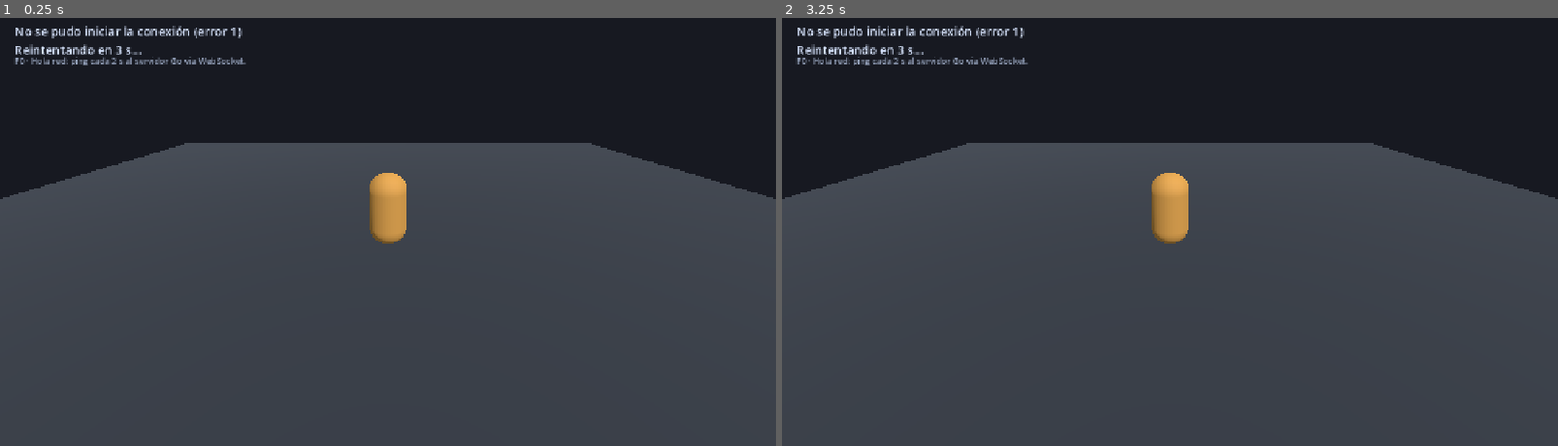
Above: before the commit, frames 1-2 (left to right).
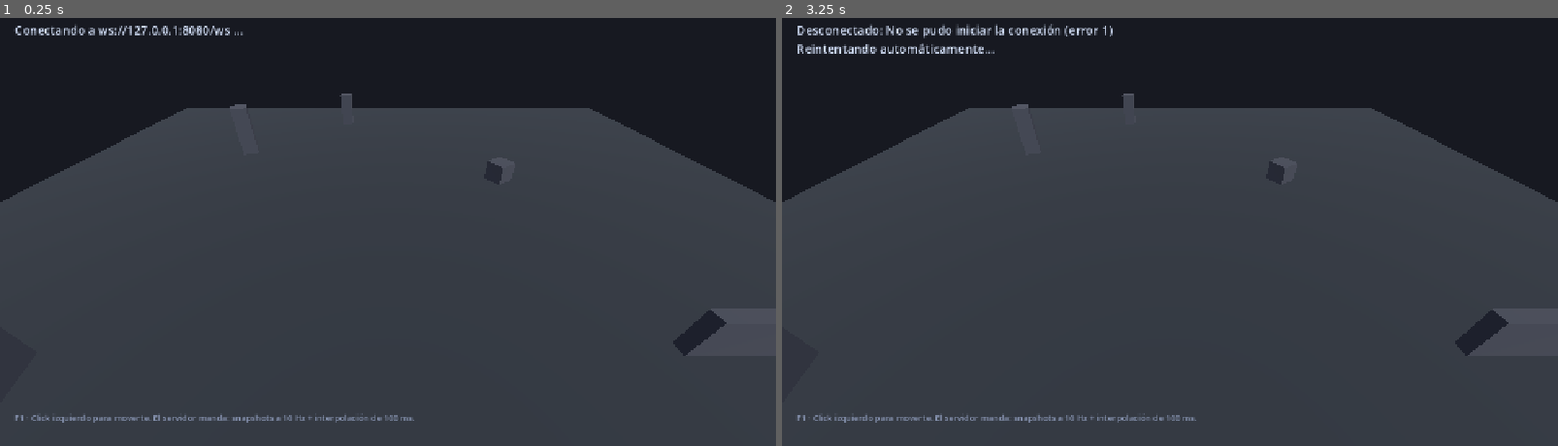
Above: after the commit, the same moments.

Repository: MatiasSpacech/RPGonline
Game: Godot game, scene res://scenes/main.tscn
The game is run twice, just before and just after one commit, with the same random seed, the same clock (stepped at 60 frames per second) and the same inputs.
Inputs (mouse positions are in pixels of both pictures, inside the frame that each line leads up to):
- Up to frame 1 (0.25 s): no input
- Up to frame 2 (3.25 s): tap Enter at 0.5, 2 s; move the mouse to (1340, 206) at 0.52 s; click (1340, 206) at 0.67 s; tap Space at 1.25, 2.75 s; move the mouse to (1014, 249) at 1.27 s; click (1014, 249) at 1.42 s; move the mouse to (1247, 133) at 2.02 s; click (1247, 133) at 2.17 s; move the mouse to (1131, 313) at 2.77 s; click (1131, 313) at 2.92 s

The runs differ from the first frame. In frame 1, 8.5% of the frame differs, in the area x 0-100%, y 1-95%; in frame 2, 8.7%.

Commit message:
F1: caminar juntos — game loop 20 Hz, snapshots 10 Hz, click-to-move e interpolación

Diff:
--- a/client/scenes/main.tscn
+++ b/client/scenes/main.tscn
@@ -1,6 +1,7 @@
-[gd_scene load_steps=7 format=3]
+[gd_scene load_steps=10 format=3]
 
-[ext_resource type="Script" path="res://scripts/net_client.gd" id="1_net"]
+[ext_resource type="Script" path="res://scripts/main.gd" id="1_main"]
+[ext_resource type="Script" path="res://scripts/net_client.gd" id="2_net"]
 
 [sub_resource type="Environment" id="Environment_1"]
 background_mode = 1
@@ -10,22 +11,36 @@
 ambient_light_energy = 0.7
 
 [sub_resource type="StandardMaterial3D" id="MatGround"]
-albedo_color = Color(0.18, 0.2, 0.23, 1)
+albedo_color = Color(0.16, 0.18, 0.21, 1)
 roughness = 1.0
 
 [sub_resource type="PlaneMesh" id="MeshGround"]
-size = Vector2(30, 30)
+size = Vector2(40, 40)
 material = SubResource("MatGround")
 
-[sub_resource type="StandardMaterial3D" id="MatPlayer"]
-albedo_color = Color(0.78, 0.56, 0.25, 1)
-roughness = 0.8
+[sub_resource type="StandardMaterial3D" id="MatRock"]
+albedo_color = Color(0.24, 0.25, 0.29, 1)
+roughness = 0.95
 
-[sub_resource type="CapsuleMesh" id="MeshPlayer"]
-material = SubResource("MatPlayer")
+[sub_resource type="BoxMesh" id="MeshBox"]
+material = SubResource("MatRock")
+
+[sub_resource type="StandardMaterial3D" id="MatMarker"]
+transparency = 1
+shading_mode = 0
+albedo_color = Color(0.3, 1, 0.6, 0.55)
+emission_enabled = true
+emission = Color(0.2, 0.9, 0.5, 1)
+emission_energy_multiplier = 1.5
+
+[sub_resource type="CylinderMesh" id="MeshMarker"]
+top_radius = 0.55
+bottom_radius = 0.55
+height = 0.04
+material = SubResource("MatMarker")
 
 [node name="Main" type="Node3D"]
-script = ExtResource("1_net")
+script = ExtResource("1_main")
 
 [node name="WorldEnvironment" type="WorldEnvironment" parent="."]
 environment = SubResource("Environment_1")
@@ -37,31 +52,85 @@
 [node name="Ground" type="MeshInstance3D" parent="."]
 mesh = SubResource("MeshGround")
 
-[node name="Player" type="MeshInstance3D" parent="."]
-position = Vector3(0, 1, 0)
-mesh = SubResource("MeshPlayer")
+[node name="Landmarks" type="Node3D" parent="."]
+
+[node name="Obelisk" type="MeshInstance3D" parent="Landmarks"]
+position = Vector3(-8, 2.5, -6)
+rotation_degrees = Vector3(0, 20, 0)
+scale = Vector3(0.8, 2.5, 0.8)
+mesh = SubResource("MeshBox")
+
+[node name="Crate" type="MeshInstance3D" parent="Landmarks"]
+position = Vector3(6, 1, -4)
+rotation_degrees = Vector3(0, 35, 0)
+mesh = SubResource("MeshBox")
+
+[node name="Wall" type="MeshInstance3D" parent="Landmarks"]
+position = Vector3(9, 1.5, 6)
+scale = Vector3(2.5, 1.5, 0.4)
+mesh = SubResource("MeshBox")
+
+[node name="Ruin" type="MeshInstance3D" parent="Landmarks"]
+position = Vector3(-10, 1.25, 7)
+rotation_degrees = Vector3(0, 15, 0)
+scale = Vector3(1.6, 1.25, 1.6)
+mesh = SubResource("MeshBox")
+
+[node name="Rock" type="MeshInstance3D" parent="Landmarks"]
+position = Vector3(2, 0.6, 9)
+rotation_degrees = Vector3(0, 70, 0)
+scale = Vector3(1.4, 0.6, 1)
+mesh = SubResource("MeshBox")
+
+[node name="Pillar" type="MeshInstance3D" parent="Landmarks"]
+position = Vector3(-3, 2, -12)
+scale = Vector3(0.7, 2, 0.7)
+mesh = SubResource("MeshBox")
+
+[node name="Entities" type="Node3D" parent="."]
 
 [node name="Camera3D" type="Camera3D" parent="."]
-position = Vector3(0, 4, 7)
-rotation_degrees = Vector3(-27, 0, 0)
+position = Vector3(0, 8, 10)
+rotation_degrees = Vector3(-38, 0, 0)
 current = true
+
+[node name="NetClient" type="Node" parent="."]
+script = ExtResource("2_net")
+
+[node name="MoveMarker" type="MeshInstance3D" parent="."]
+visible = false
+position = Vector3(0, 0.03, 0)
+cast_shadow = 0
+mesh = SubResource("MeshMarker")
 
 [node name="UI" type="CanvasLayer" parent="."]
 
 [node name="StatusLabel" type="Label" parent="UI"]
 offset_left = 24.0
-offset_top = 20.0
-offset_right = 900.0
-offset_bottom = 70.0
+offset_top = 18.0
+offset_right = 1000.0
+offset_bottom = 64.0
+mouse_filter = 2
 theme_override_colors/font_color = Color(0.85, 0.9, 1, 1)
 theme_override_font_sizes/font_size = 20
-text = "Iniciando..."
+text = "Conectando..."
 
-[node name="HintLabel" type="Label" parent="UI"]
+[node name="InfoLabel" type="Label" parent="UI"]
 offset_left = 24.0
-offset_top = 74.0
-offset_right = 900.0
-offset_bottom = 110.0
-theme_override_colors/font_color = Color(0.6, 0.65, 0.75, 1)
+offset_top = 64.0
+offset_right = 1000.0
+offset_bottom = 92.0
+mouse_filter = 2
+theme_override_colors/font_color = Color(0.65, 0.72, 0.85, 1)
+theme_override_font_sizes/font_size = 15
+text = ""
+
+[node name="HelpLabel" type="Label" parent="UI"]
+offset_left = 24.0
+offset_top = 664.0
+offset_right = 1100.0
+offset_bottom = 700.0
+mouse_filter = 2
+theme_override_colors/font_color = Color(0.55, 0.6, 0.72, 1)
 theme_override_font_sizes/font_size = 14
-text = "F0 · Hola red: ping cada 2 s al servidor Go vía WebSocket."
+text = "F1 · Click izquierdo para moverte. El servidor manda: snapshots a 10 Hz + interpolación de 100 ms."
--- /dev/null
+++ b/client/scenes/player_entity.tscn
@@ -0,0 +1,28 @@
+[gd_scene load_steps=4 format=3]
+
+[ext_resource type="Script" path="res://scripts/player_entity.gd" id="1_player"]
+
+[sub_resource type="StandardMaterial3D" id="MatCapsule"]
+albedo_color = Color(0.35, 0.7, 0.9, 1)
+roughness = 0.7
+
+[sub_resource type="CapsuleMesh" id="MeshCapsule"]
+radius = 0.4
+height = 1.8
+
+[node name="PlayerEntity" type="Node3D"]
+script = ExtResource("1_player")
+
+[node name="Capsule" type="MeshInstance3D" parent="."]
+position = Vector3(0, 0.9, 0)
+mesh = SubResource("MeshCapsule")
+material_override = SubResource("MatCapsule")
+
+[node name="Name" type="Label3D" parent="."]
+position = Vector3(0, 2.35, 0)
+billboard = 1
+no_depth_test = true
+outline_size = 16
+font_size = 64
+outline_modulate = Color(0.04, 0.04, 0.06, 1)
+text = "Player"
--- /dev/null
+++ b/client/scripts/main.gd
@@ -0,0 +1,183 @@
+extends Node3D
+## F1 — "Caminar juntos": click-to-move, snapshots e interpolación.
+## El servidor es la autoridad: acá solo se pide moverse y se renderiza.
+
+const INTERP_DELAY_MS := 100
+const MAP_HALF := 19.0
+const CAMERA_OFFSET := Vector3(0, 8, 10)
+const NetClientScript := preload("res://scripts/net_client.gd")
+const PlayerEntityScript := preload("res://scripts/player_entity.gd")
+const PLAYER_SCENE := preload("res://scenes/player_entity.tscn")
+
+@onready var _net: NetClientScript = $NetClient
+@onready var _camera: Camera3D = $Camera3D
+@onready var _entities_root: Node3D = $Entities
+@onready var _marker: MeshInstance3D = $MoveMarker
+@onready var _status: Label = $UI/StatusLabel
+@onready var _info: Label = $UI/InfoLabel
+
+var _entities: Dictionary = {}
+var _self_id := 0
+var _self_entity: PlayerEntityScript = null
+var _current_tick := 0
+var _last_rtt := 0
+var _marker_tween: Tween
+
+
+func _ready() -> void:
+	_net.connected.connect(_on_net_connected)
+	_net.disconnected.connect(_on_net_disconnected)
+	_net.welcome_received.connect(_on_welcome)
+	_net.snapshot_received.connect(_on_snapshot)
+	_net.pong_received.connect(_on_pong)
+
+	_status.text = "Conectando a ws://127.0.0.1:8080/ws ..."
+	_net.login("dev")
+
+
+func _process(_delta: float) -> void:
+	var now := Time.get_ticks_msec()
+	for entity in _entities.values():
+		entity.render_at(now, INTERP_DELAY_MS)
+
+	if _self_entity != null and is_instance_valid(_self_entity):
+		var target := _self_entity.position + CAMERA_OFFSET
+		_camera.position = _camera.position.lerp(target, 0.15)
+
+
+func _unhandled_input(event: InputEvent) -> void:
+	if event is InputEventMouseButton and event.button_index == MOUSE_BUTTON_LEFT and event.pressed:
+		_request_move(event.position)
+
+
+func _request_move(screen_pos: Vector2) -> void:
+	if _self_entity == null:
+		return
+
+	# Rayo desde la cámara al plano del suelo (y = 0).
+	var origin := _camera.project_ray_origin(screen_pos)
+	var dir := _camera.project_ray_normal(screen_pos)
+	if absf(dir.y) < 0.0001:
+		return
+	var t := -origin.y / dir.y
+	if t < 0.0:
+		return
+
+	var point := origin + dir * t
+	point.x = clampf(point.x, -MAP_HALF, MAP_HALF)
+	point.z = clampf(point.z, -MAP_HALF, MAP_HALF)
+	point.y = 0.0
+
+	_net.send_move(point)
+	_show_marker(point)
+
+
+func _show_marker(point: Vector3) -> void:
+	if _marker_tween != null and _marker_tween.is_valid():
+		_marker_tween.kill()
+	_marker.position = point + Vector3(0, 0.03, 0)
+	_marker.scale = Vector3.ONE
+	_marker.transparency = 0.0
+	_marker.visible = true
+	_marker_tween = create_tween().set_parallel(true)
+	_marker_tween.tween_property(_marker, "scale", Vector3(1.7, 1.0, 1.7), 0.45)
+	_marker_tween.tween_property(_marker, "transparency", 1.0, 0.45)
+	_marker_tween.chain().tween_callback(_hide_marker)
+
+
+func _hide_marker() -> void:
+	_marker.visible = false
+
+
+func _on_net_connected() -> void:
+	clear_entities()
+	_status.text = "Conectado — autenticando..."
+
+
+func _on_net_disconnected(reason: String) -> void:
+	clear_entities()
+	_status.text = "Desconectado: %s\nReintentando automáticamente..." % reason
+	_info.text = ""
+
+
+func _on_welcome(data: Dictionary) -> void:
+	var self_variant: Variant = data.get("self", {})
+	if not (self_variant is Dictionary):
+		return
+	var self_data: Dictionary = self_variant
+	_self_id = int(self_data.get("id", 0))
+	_status.text = "Conectado ✓  ·  %s  ·  mapa: %s" % [
+		str(self_data.get("name", "?")),
+		str(data.get("map", "?")),
+	]
+	print("[game] welcome: id=%d nombre=%s" % [_self_id, self_data.get("name", "?")])
+
+
+func _on_snapshot(data: Dictionary) -> void:
+	var now := Time.get_ticks_msec()
+	_current_tick = int(data.get("tick", 0))
+
+	var ents_variant: Variant = data.get("ents", [])
+	if not (ents_variant is Array):
+		return
+	var ents: Array = ents_variant
+
+	var seen := {}
+	for entry in ents:
+		if not (entry is Dictionary):
+			continue
+		var e: Dictionary = entry
+		var id := int(e.get("id", 0))
+		if id == 0:
+			continue
+		seen[id] = true
+
+		var node: PlayerEntityScript = _entities.get(id) as PlayerEntityScript
+		if node == null:
+			node = PLAYER_SCENE.instantiate() as PlayerEntityScript
+			if node == null:
+				continue
+			_entities_root.add_child(node)
+			var is_self := id == _self_id
+			node.setup(id, str(e.get("name", "Player")), is_self)
+			_entities[id] = node
+			if is_self:
+				_self_entity = node
+				_camera.position = node.position + CAMERA_OFFSET
+
+		var pos := Vector3(float(e.get("x", 0.0)), 0.0, float(e.get("z", 0.0)))
+		node.push_state(pos, now, str(e.get("anim", "idle")))
+
+	_update_info()
+
+	# Los snapshots son completos: lo que no aparece, se fue del mundo.
+	for id in _entities.keys():
+		if not seen.has(id):
+			var dead: PlayerEntityScript = _entities[id] as PlayerEntityScript
+			if dead == _self_entity:
+				_self_entity = null
+			if dead != null:
+				dead.queue_free()
+			_entities.erase(id)
+
+
+func _update_info() -> void:
+	_info.text = "tick %d  ·  jugadores: %d  ·  RTT: %d ms" % [
+		_current_tick,
+		_entities.size(),
+		_last_rtt,
+	]
+
+
+func _on_pong(rtt_ms: int) -> void:
+	_last_rtt = rtt_ms
+	_update_info()
+
+
+func clear_entities() -> void:
+	for entity in _entities.values():
+		if entity != null:
+			entity.queue_free()
+	_entities.clear()
+	_self_entity = null
+	_self_id = 0
--- a/client/scripts/net_client.gd
+++ b/client/scripts/net_client.gd
@@ -1,7 +1,13 @@
-extends Node3D
-## F0 — "Hola red": conecta al servidor Go por WebSocket, envía ping
-## cada 2 segundos y muestra en pantalla los pong recibidos (con RTT).
-## Si el servidor se cae, reintenta solo cada 3 segundos.
+class_name NetClient
+extends Node
+## Cliente WebSocket de F1: conecta, hace login con nombre fijo, envía
+## move_req y emite welcome/snapshot/pong. Reintenta solo si se cae el server.
+
+signal connected
+signal disconnected(reason: String)
+signal welcome_received(data: Dictionary)
+signal snapshot_received(data: Dictionary)
+signal pong_received(rtt_ms: int)
 
 enum State { DISCONNECTED, CONNECTING, CONNECTED }
 
@@ -9,19 +15,29 @@
 const PING_INTERVAL := 2.0
 const RETRY_DELAY := 3.0
 
-@onready var _status: Label = $UI/StatusLabel
-
 var _socket := WebSocketPeer.new()
 var _state := State.DISCONNECTED
 var _retry_left := 0.0
 var _ping_left := 0.0
 var _last_ping_msec := 0
-var _pongs := 0
+var _user := ""
 
 
 func _ready() -> void:
-	print("[net] iniciando cliente WebSocket -> %s" % WS_URL)
 	_connect_to_server()
+
+
+## Guarda el nombre y, si ya hay conexión, manda el login.
+func login(user: String) -> void:
+	_user = user
+	if _state == State.CONNECTED:
+		_send_login()
+
+
+func send_move(point: Vector3) -> void:
+	if _state != State.CONNECTED:
+		return
+	_send({"t": "move_req", "d": {"x": point.x, "y": 0.0, "z": point.z}})
 
 
 func _process(delta: float) -> void:
@@ -36,7 +52,7 @@
 	if _state == State.CONNECTING:
 		match _socket.get_ready_state():
 			WebSocketPeer.STATE_OPEN:
-				_on_connected()
+				_on_open()
 			WebSocketPeer.STATE_CLOSED:
 				_schedule_retry("No se pudo conectar (¿está corriendo el servidor?)")
 		return
@@ -56,52 +72,79 @@
 
 func _connect_to_server() -> void:
 	_socket = WebSocketPeer.new()
-	_status.text = "Conectando a %s ..." % WS_URL
 	var err := _socket.connect_to_url(WS_URL)
 	if err != OK:
-		_schedule_retry("No se pudo iniciar la conexión (error %d)" % err)
+		_state = State.DISCONNECTED
+		_retry_left = RETRY_DELAY
+		var reason := "No se pudo iniciar la conexión (error %d)" % err
+		print("[net] %s — reintentando en %.0f s" % [reason, RETRY_DELAY])
+		disconnected.emit(reason)
 		return
 	_state = State.CONNECTING
 
 
-func _on_connected() -> void:
+func _on_open() -> void:
 	_state = State.CONNECTED
-	_pongs = 0
-	_status.text = "Conectado ✓ — esperando pong..."
 	print("[net] conectado")
+	connected.emit()
+	_send_login()
 	_send_ping()
 
 
+func _send_login() -> void:
+	if _user.is_empty():
+		return
+	_send({"t": "login", "d": {"user": _user}})
+
+
 func _send_ping() -> void:
-	var msg := JSON.stringify({"t": "ping", "d": {"client": "godot"}})
-	var err := _socket.send_text(msg)
+	if _send({"t": "ping", "d": {}}):
+		_last_ping_msec = Time.get_ticks_msec()
+		_ping_left = PING_INTERVAL
+
+
+func _send(message: Dictionary) -> bool:
+	if _state != State.CONNECTED:
+		return false
+	var err := _socket.send_text(JSON.stringify(message))
 	if err != OK:
-		_schedule_retry("Error enviando ping (código %d)" % err)
-		return
-	_last_ping_msec = Time.get_ticks_msec()
-	_ping_left = PING_INTERVAL
+		push_warning("[net] fallo al enviar mensaje (código %d)" % err)
+		return false
+	return true
 
 
 func _handle_packet(packet: PackedByteArray) -> void:
 	var text := packet.get_string_from_utf8()
-	var data: Variant = JSON.parse_string(text)
-	if typeof(data) != TYPE_DICTIONARY:
+	var parsed: Variant = JSON.parse_string(text)
+	if typeof(parsed) != TYPE_DICTIONARY:
 		push_warning("[net] mensaje no-JSON: %s" % text)
 		return
 
+	var data: Dictionary = parsed
 	var mtype := str(data.get("t", ""))
-	if mtype == "pong":
-		_pongs += 1
-		var rtt := Time.get_ticks_msec() - _last_ping_msec
-		_status.text = "Conectado ✓  ·  pong #%d  ·  RTT %d ms" % [_pongs, rtt]
-		print("[net] pong #%d rtt=%dms" % [_pongs, rtt])
-	else:
-		push_warning("[net] mensaje desconocido: %s" % mtype)
+	var payload: Variant = data.get("d", {})
+	var d: Dictionary = payload if payload is Dictionary else {}
+
+	match mtype:
+		"pong":
+			var rtt := Time.get_ticks_msec() - _last_ping_msec
+			pong_received.emit(rtt)
+		"welcome":
+			print("[net] welcome recibido")
+			welcome_received.emit(d)
+		"snapshot":
+			snapshot_received.emit(d)
+		"err":
+			push_warning("[net] error del servidor: %s" % d)
+		_:
+			push_warning("[net] mensaje desconocido: %s" % mtype)
 
 
 func _schedule_retry(reason: String) -> void:
-	print("[net] %s — reintentando en %.0f s" % [reason, RETRY_DELAY])
+	if _state == State.DISCONNECTED:
+		return
 	_state = State.DISCONNECTED
 	_retry_left = RETRY_DELAY
+	print("[net] %s — reintentando en %.0f s" % [reason, RETRY_DELAY])
 	_socket.close()
-	_status.text = "%s\nReintentando en %.0f s..." % [reason, RETRY_DELAY]
+	disconnected.emit(reason)
--- /dev/null
+++ b/client/scripts/player_entity.gd
@@ -0,0 +1,89 @@
+class_name PlayerEntity
+extends Node3D
+## Representación de un jugador. Interpola entre los dos últimos snapshots
+## para que el movimiento se vea fluido aunque el server mande a 10 Hz.
+
+const BASE_CAPSULE_Y := 0.9
+
+@onready var _capsule: MeshInstance3D = $Capsule
+@onready var _label: Label3D = $Name
+
+var entity_id := 0
+var is_self := false
+var display_name := "Player"
+
+var _prev_pos := Vector3.ZERO
+var _curr_pos := Vector3.ZERO
+var _prev_t := 0
+var _curr_t := 0
+var _has_state := false
+var _moving := false
+
+
+func setup(id: int, entity_name: String, self_flag: bool) -> void:
+	entity_id = id
+	display_name = entity_name
+	is_self = self_flag
+	_label.text = entity_name
+
+	if is_self:
+		_label.modulate = Color(1.0, 0.85, 0.4)
+		_set_color(Color(0.95, 0.72, 0.25))
+	else:
+		var hue := fposmod(float(id) * 0.37, 1.0)
+		_set_color(Color.from_hsv(hue, 0.55, 0.9))
+		_label.modulate = Color(0.82, 0.9, 1.0)
+
+	print("[game] entidad #%d '%s'%s" % [id, entity_name, " (yo)" if is_self else ""])
+
+
+func _set_color(color: Color) -> void:
+	if _capsule.material_override == null:
+		return
+	var mat := _capsule.material_override.duplicate() as StandardMaterial3D
+	if mat == null:
+		return
+	mat.albedo_color = color
+	_capsule.material_override = mat
+
+
+## Guarda un estado recibido en snapshot. t_ms es el reloj local de recepción.
+func push_state(pos: Vector3, t_ms: int, anim: String) -> void:
+	_moving = anim == "run"
+
+	if not _has_state:
+		_prev_pos = pos
+		_curr_pos = pos
+		_prev_t = t_ms
+		_curr_t = t_ms
+		_has_state = true
+		position = pos
+		return
+
+	_prev_pos = _curr_pos
+	_prev_t = _curr_t
+	_curr_pos = pos
+	_curr_t = t_ms
+
+
+## Renderiza el estado correspondiente a (now - delay): interpolación con
+## ~100 ms de buffer para suavizar el jitter de la red.
+func render_at(now_ms: int, delay_ms: int) -> void:
+	if not _has_state:
+		return
+
+	var render_time := float(now_ms - delay_ms)
+	var alpha := 1.0
+	if _curr_t > _prev_t:
+		alpha = clampf((render_time - float(_prev_t)) / float(_curr_t - _prev_t), 0.0, 1.0)
+	position = _prev_pos.lerp(_curr_pos, alpha)
+
+	var delta := _curr_pos - _prev_pos
+	if delta.length_squared() > 0.0001:
+		var target_rotation := atan2(delta.x, delta.z)
+		rotation.y = lerp_angle(rotation.y, target_rotation, 0.25)
+
+	if _moving:
+		_capsule.position.y = BASE_CAPSULE_Y + absf(sin(Time.get_ticks_msec() / 90.0)) * 0.07
+	else:
+		_capsule.position.y = lerpf(_capsule.position.y, BASE_CAPSULE_Y, 0.2)
Not shown, changed: docs/08-roadmap.md
Not shown, changed: server/cmd/munext/main.go
Not shown, added: server/internal/netio/integration_test.go
Not shown, changed: server/internal/netio/server.go
Not shown, changed: server/internal/netio/server_test.go
Not shown, added: server/internal/protocol/messages.go
Not shown, added: server/internal/world/world.go
Not shown, added: server/internal/world/world_test.go
